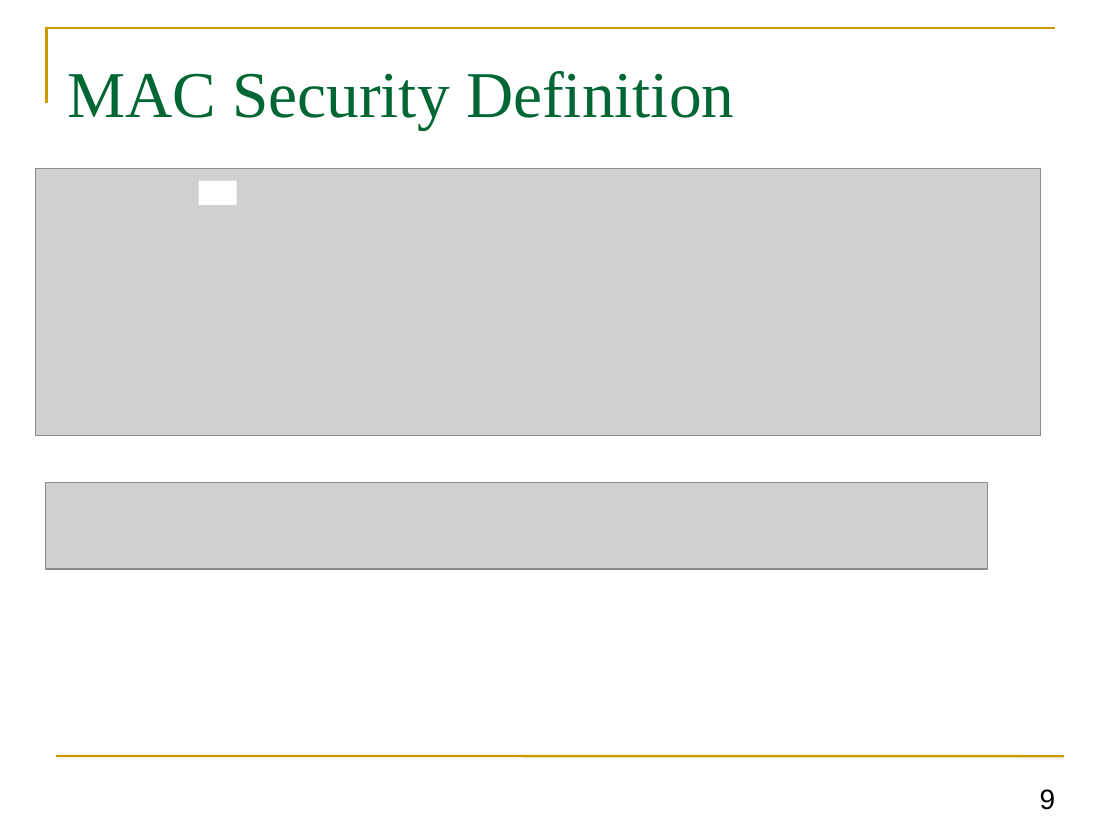
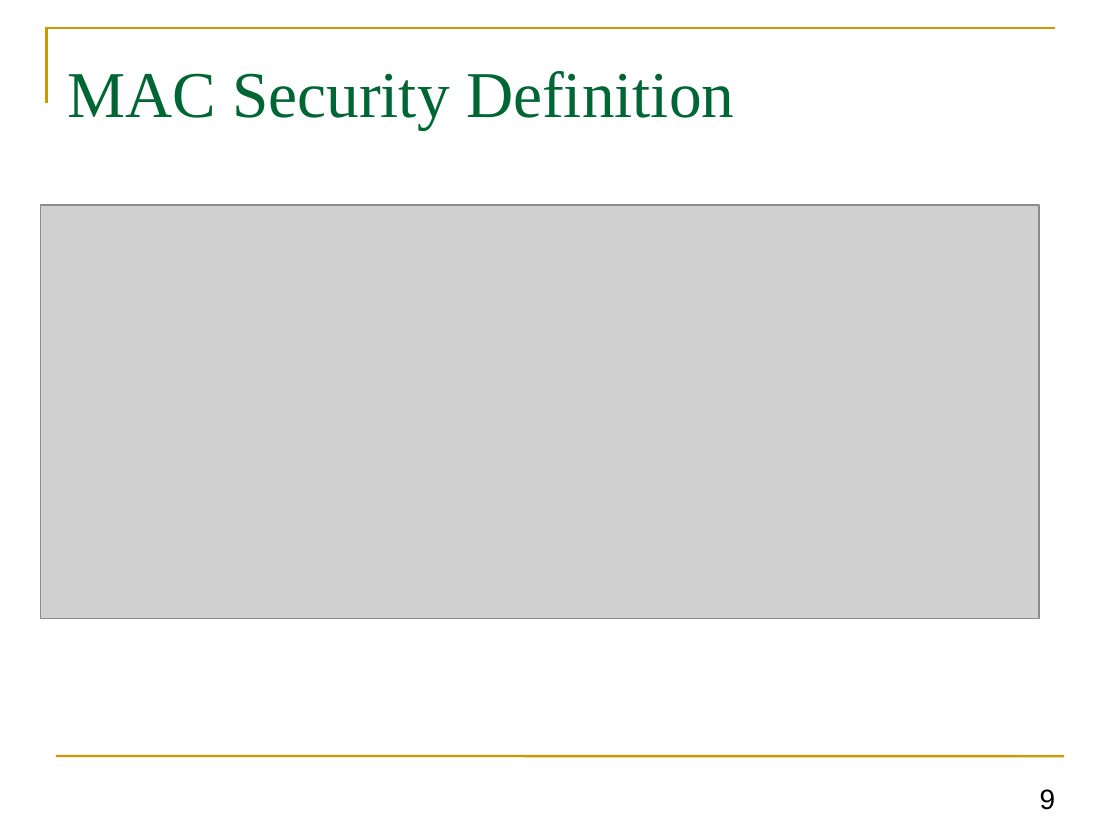
Before and after one commit to GhadaAlmashaqbeh/GhadaAlmashaqbeh.github.io, a slide deck: slide 9 of courses/cse3400-f2025/lecture5.pptx. Drawn at 1120x840 pixels with LibreOffice and Linux fonts; fonts in the diff are those of the drawing; grey boxes stand for pictures. Boxes give left, top, right and bottom in pixels: in the first picture for what was removed or moved away, otherwise in the second. Text is boxed around its words. In the diff, an @@ line names an element or a change of style, - is before the commit and + after.

```diff
--- a/courses/cse3400-f2025/lecture5.pptx
+++ b/courses/cse3400-f2025/lecture5.pptx
@@ picture: place and size @@
-picture at [36,168,1040,435]
+picture at [40,205,1039,618]
@@ rectangle removed at [198,180,236,205] @@
@@ picture removed at [45,483,987,569] @@
```
Also in this commit, not shown: 5 other slides changed, 1 slide removed, 4 other files.
